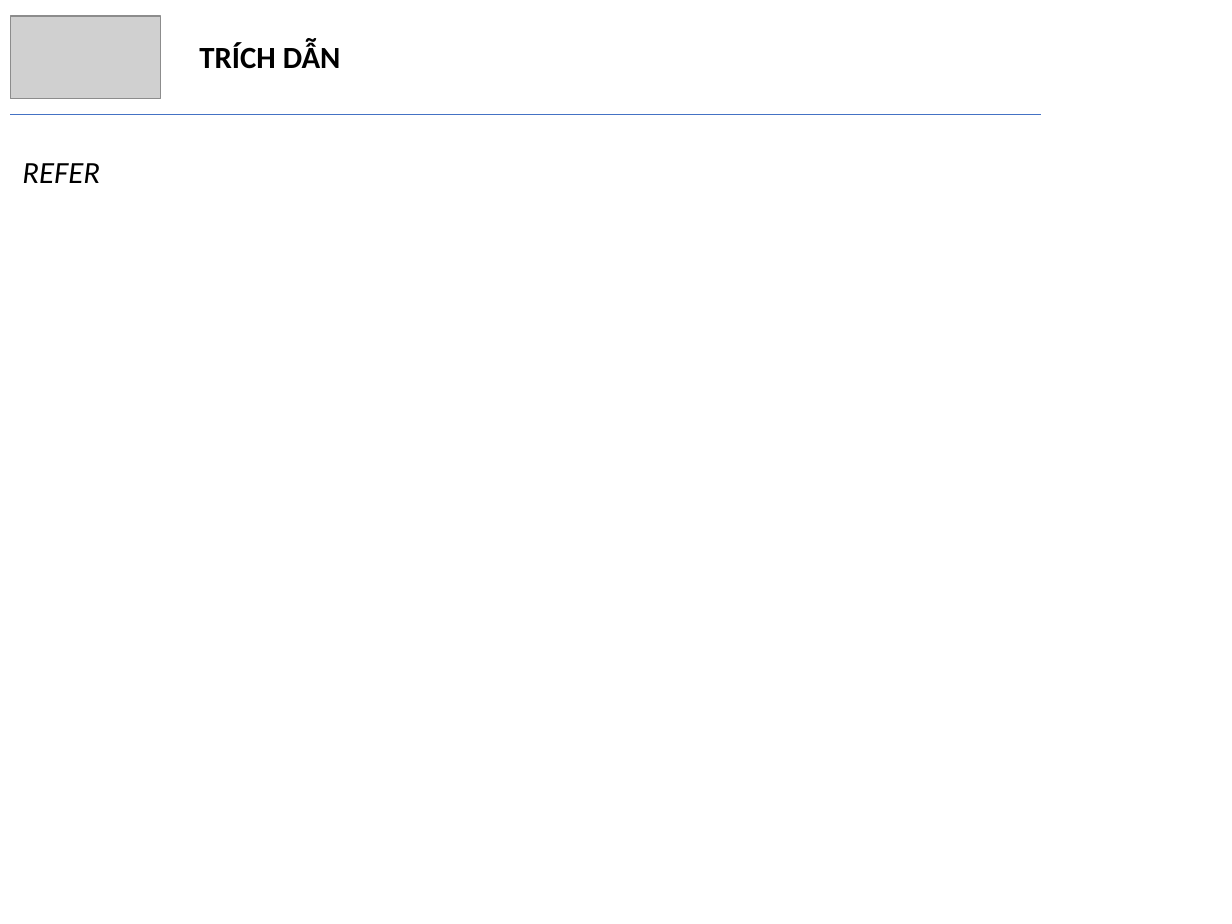
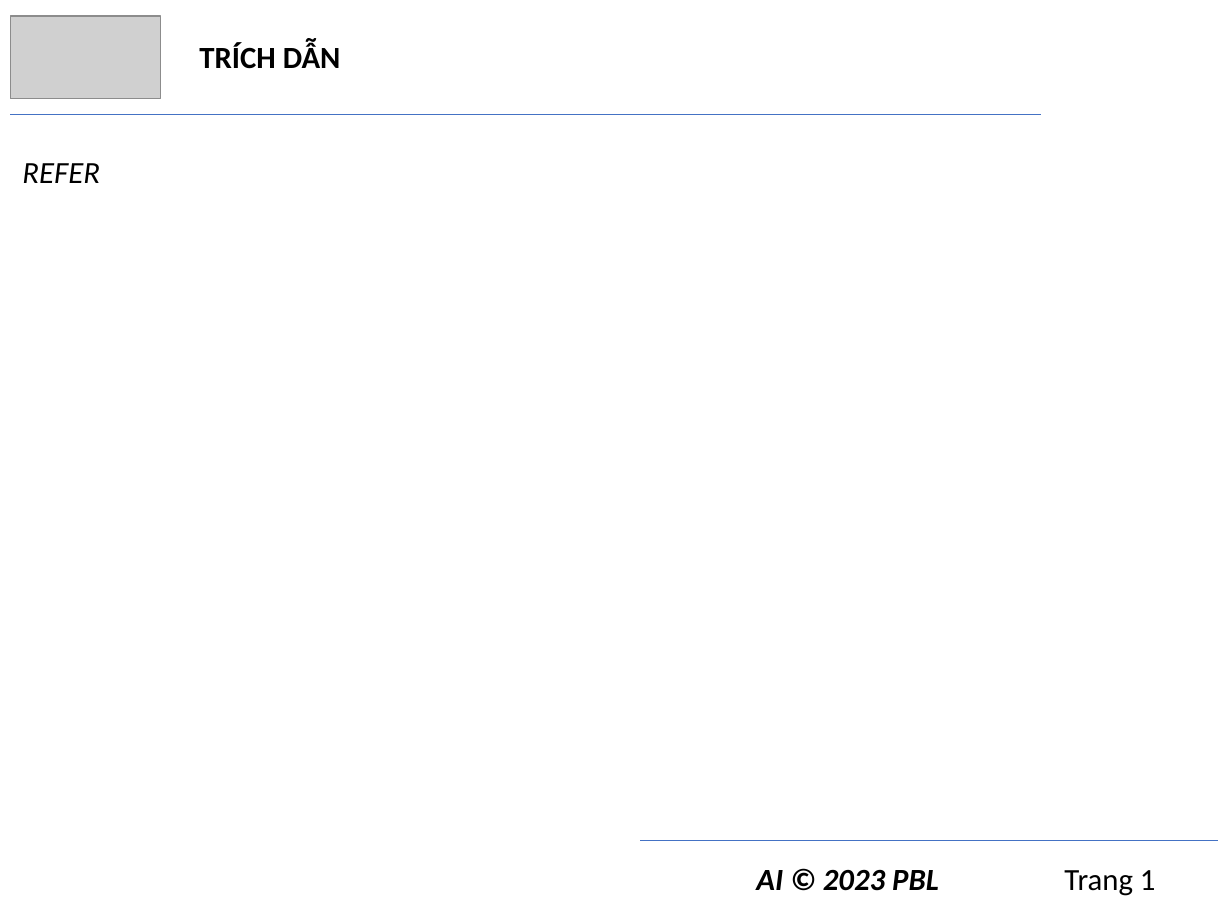
Before and after one commit to trngbro/AI, a slide deck: slide 25 of present/presentation.pptx (slide 21 before the commit). Drawn at 1232x924 pixels with LibreOffice and Linux fonts; fonts in the diff are those of the drawing; grey boxes stand for pictures. Boxes give left, top, right and bottom in pixels: in the first picture for what was removed or moved away, otherwise in the second. Text is boxed around its words. In the diff, an @@ line names an element or a change of style, - is before the commit and + after.

```diff
--- a/present/presentation.pptx
+++ b/present/presentation.pptx
@@ line added from (641, 840) to (1218, 840), #4472C4 0.5 pt @@
@@ text added at [756,870,1156,896], 18 pt, text #000000, bold, italic @@
+AI © 2023 PBL Trang 1
```
Also in this commit, not shown: 20 other slides changed, 4 slides added, 4 other files.
